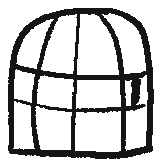
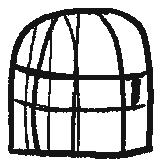
Before/after of a 160 x 160 layered artwork. What changed in the layer stack:
added layer "Cage_Opened" above "Cage" over [15, 16, 81, 151]
